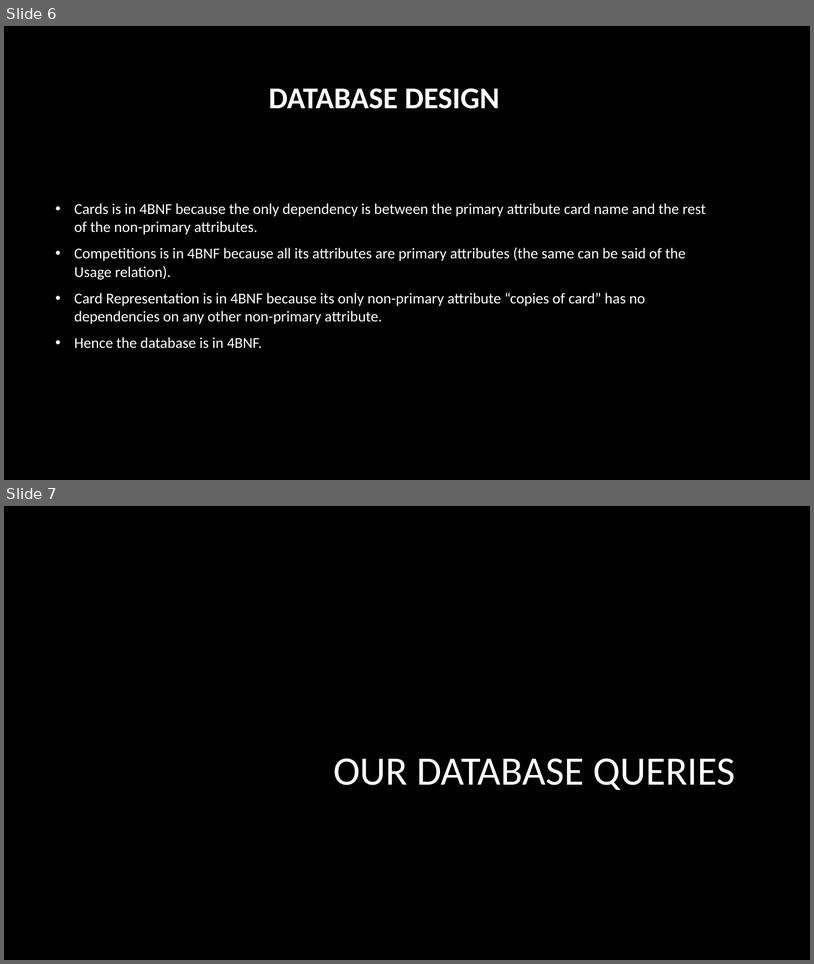
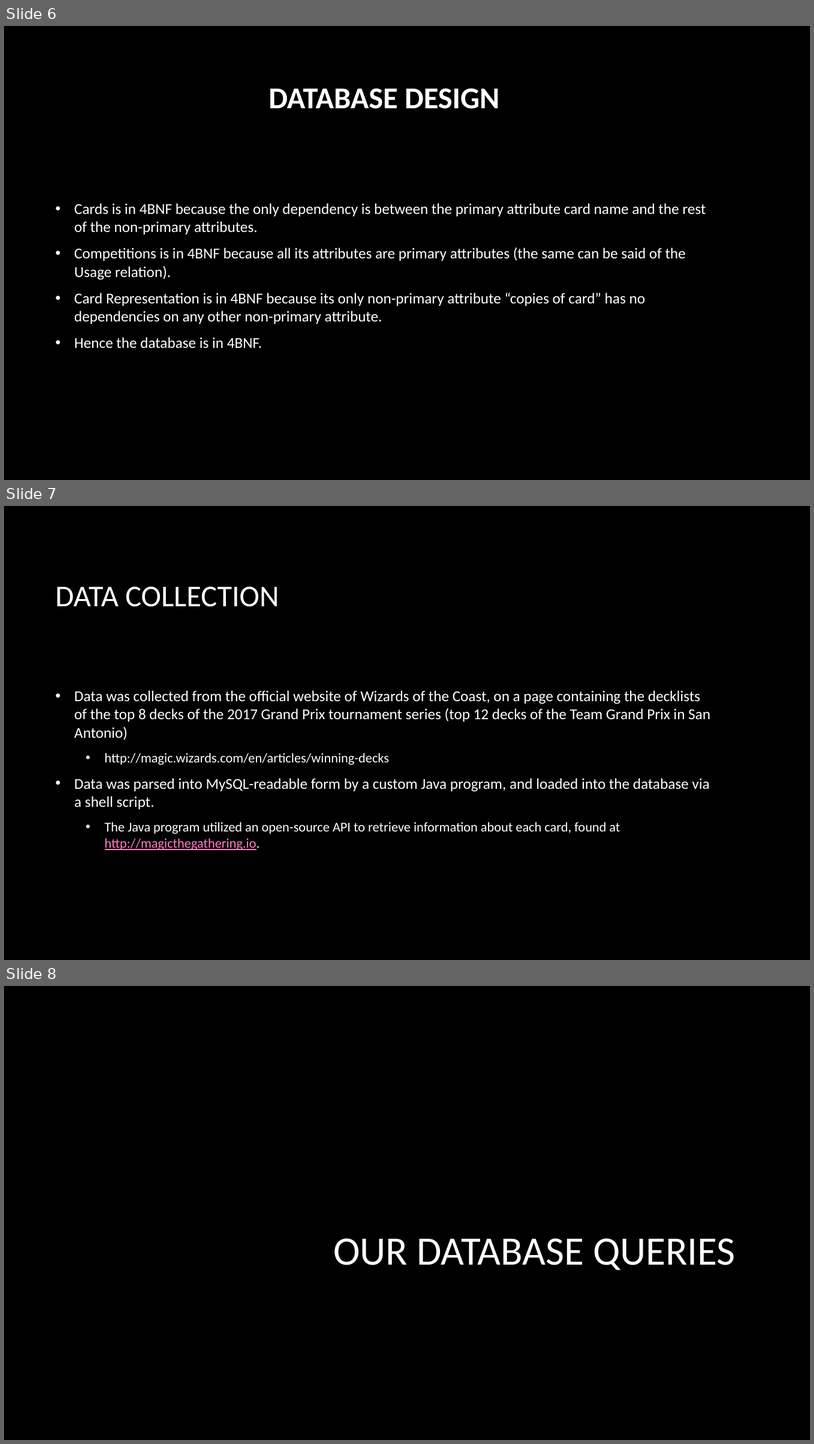
Before and after one commit to jedibob5/CSC4402DBProject, a slide deck: project/presentation/Databases project.pptx. Shown one above the other, each under a label of ours: slides 6 and 7 before the commit, slides 6, 7 and 8 after it. The pictures are 814x964 and 814x1444 pixels, drawn with LibreOffice and Linux fonts; fonts in the diff are those of the drawing; background and template pictures are left out. Boxes give left, top, right and bottom in pixels: in the first picture for what was removed or moved away, otherwise in the second. Text is boxed around its words. In the diff, an @@ line names an element or a change of style, - is before the commit and + after.

```diff
--- a/project/presentation/Databases project.pptx
+++ b/project/presentation/Databases project.pptx
@@ slide 7 added at (4, 506, 810, 960), background picture (left out) @@
@@ title added at (56, 586, 279, 607), 36 pt, text #FFFFFF @@
+DATA COLLECTION
@@ text added at (74, 690, 711, 850), 18 pt, text #FFFFFF @@
+• Data was collected from the official website of Wizards of the Coast, on a page containing the decklists of the top 8 decks of the 2017 Grand Prix tournament series (top 12 decks of the Team Grand Prix in San Antonio)
+  • http://magic.wizards.com/en/articles/winning-decks
+• Data was parsed into MySQL-readable form by a custom Java program, and loaded into the database via a shell script.
+  • The Java program utilized an open-source API to retrieve information about each card, found at http://magicthegathering.io.
@@ what was slide 7 is now slide 8 @@
```
Also in this commit, not shown: 3 slides changed, 2 other files.
